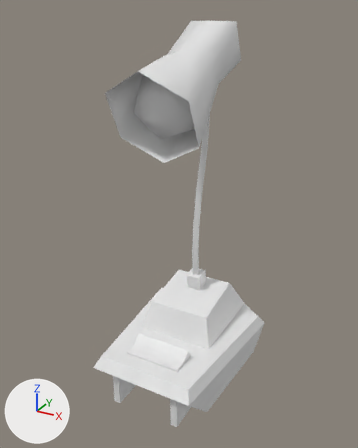
A saved change to the FBX model Assets/DLAssets/OfficeEssentials/Models/LampRetro.fbx.
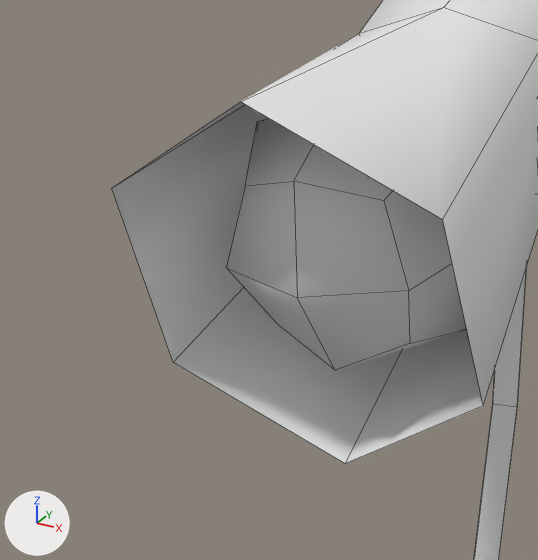
Old and new are each drawn whole from a camera (50 mm lens) standing at (0.436, -0.09, 0.23) and looking at (0.31, 0.139, 0.115) and again close up on the part from 21% to 59% of the width and 10% to 42% of the height. The lights are fixed; the arrows at lower left show +X, +Y and +Z. The close-ups show mesh edges as thin lines. Materials are left out; every surface is plain grey. Where no turn or scale is listed for an object, it has been applied to the vertices.

Objects in the first close-up: 'lampRetro'.
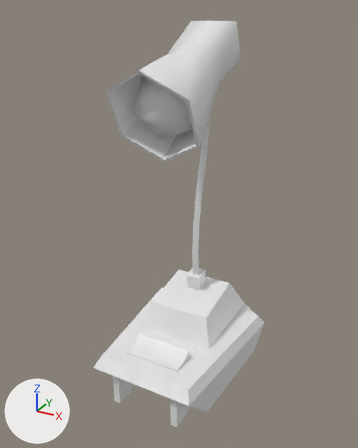
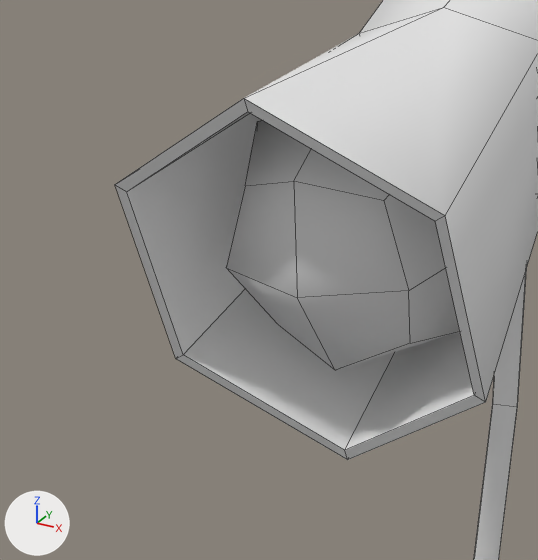
Where the change shows, as pixel boxes [x1, y1, x2, y2] in the close-ups (538 x 560 px):
'lampRetro', reshaped: before [112, 0, 538, 560]; after [115, 0, 538, 560]
part 1 of me_mesh, built on: before [112, 25, 538, 463]; after [115, 25, 538, 460]

The edits, one by one:
me_mesh is used by ob_lampretro; location (0.2941, 0.095, 0.0111).
me_mesh had 150 vertices, 129 faces and spanned x -0.023..0.058, y -0.005..0.097, z 0.0..0.211.
me_mesh now has 162 vertices, 141 faces and spans x -0.023..0.058, y -0.005..0.097, z 0.0..0.211.
Part 1, on me_mesh:
4 vertices in x -0.006..0.04, y 0.01..0.021, z 0.157..0.181 move by (0.0, 0.001, 0.0).
2 vertices move from x 0.017, y 0.005..0.027, z 0.145..0.192 to x 0.017, y 0.005..0.027, z 0.145..0.193.
12 vertices are added at x -0.004..0.038, y 0.006..0.063, z 0.147..0.198.
12 new faces join them.
